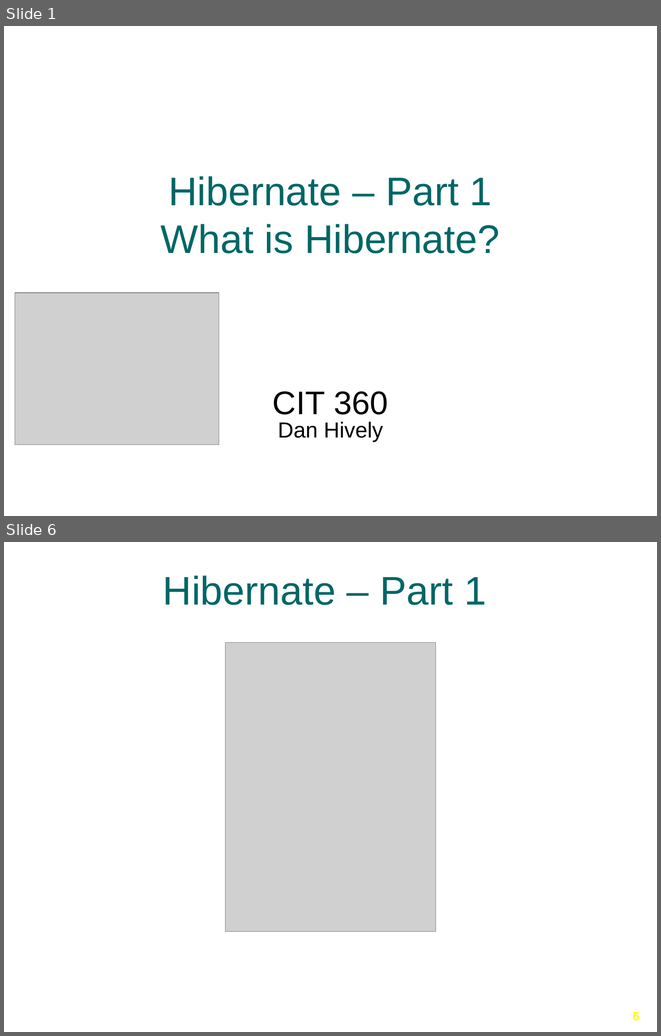
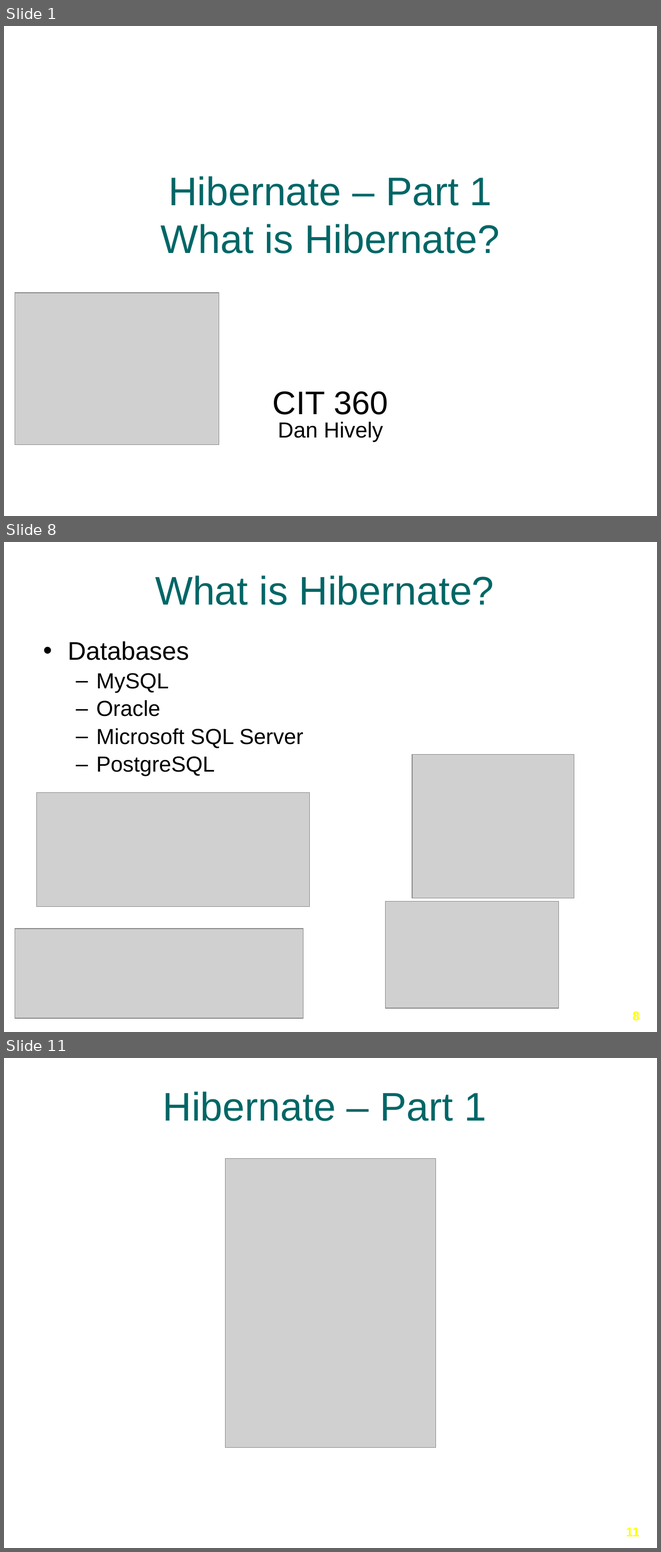
Before and after one commit to Ansilacerda/CIT360-Portfolio, a slide deck: Presentations/Hibernate/Hibernate-Part-1.pptx. Shown one above the other, each under a label of ours: slides 1 and 6 before the commit, slides 1, 8 and 11 after it; the slides between them are not shown. The pictures are 661x1036 and 661x1552 pixels, drawn with LibreOffice and Linux fonts; fonts in the diff are those of the drawing; grey boxes stand for pictures; background and template pictures are left out. Boxes give left, top, right and bottom in pixels: in the first picture for what was removed or moved away, otherwise in the second. Text is boxed around its words. In the diff, an @@ line names an element or a change of style, - is before the commit and + after.

```diff
--- a/Presentations/Hibernate/Hibernate-Part-1.pptx
+++ b/Presentations/Hibernate/Hibernate-Part-1.pptx
@@ slide 8 added at [4, 542, 657, 1032], background picture (left out) @@
@@ title added at [155, 575, 494, 605], 44 pt, text #006666 @@
+What is Hibernate?
@@ text added at [68, 641, 303, 776], 24 pt, text #000000 @@
+• Databases
+  – MySQL
+  – Oracle
+  – Microsoft SQL Server
+  – PostgreSQL
@@ picture added at [412, 754, 574, 898] @@
@@ picture added at [37, 793, 310, 907] @@
@@ picture added at [385, 901, 559, 1008] @@
@@ picture added at [15, 928, 303, 1018] @@
@@ page number added at [633, 1011, 639, 1021], 14 pt, text #FFFF00, bold @@
+8
@@ what was slide 6 is now slide 11 @@
@@ page number at [626, 1527, 639, 1536]: text changed @@
-6
+11
```
Also in this commit, not shown: 3 slides changed, 5 other slides added, 1 slide removed.
